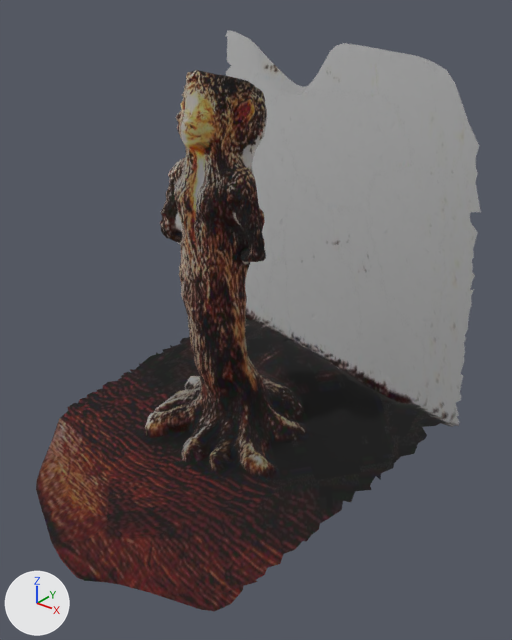
A saved change to the glTF model boomVrouw.glb.
Rendered twice from a camera (50 mm lens) standing at (21.6, -26.2, 18.5) and looking at (1.2, -0.7, 2.7). The axes (+X, +Y, +Z) are drawn at lower left. The lights are the same throughout. Where no turn or scale is listed for an object, it has been applied to the vertices. Vertices at the same position are counted once.

Names of what the first picture shows: 'boomVrouw'.
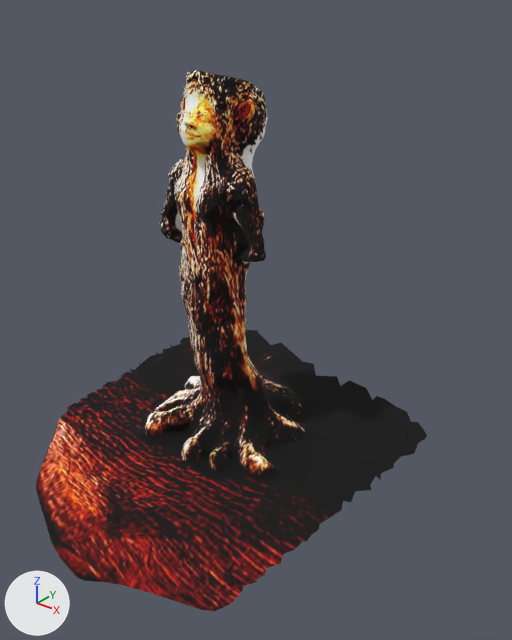
Where the change shows, as pixel boxes [x1, y1, x2, y2] in the pictures (512 x 640 px):
'boomVrouw', reshaped (12% narrower, 7% shorter)
    before: [36, 31, 481, 611]
    after: [36, 70, 427, 611]
part 1 of me_boomvrouw, deleted
    before: [226, 31, 481, 427]

What the commit changed:
Material 'material_1' (mat_material_1) is new.
Its texture is img_boomvrouw.
Its roughness is 1.0.
Material 'material_0' (mat_material_0) is new.
Its texture is img_boomvrouw.
Its roughness is 1.0.
me_boomvrouw is used by ob_boomvrouw; location (0.0, 0.0, 0.0).
me_boomvrouw had 11300 vertices, 22359 faces and spanned x -10.3..9.5, y -12.9..11.6, z -5.6..15.4.
me_boomvrouw no longer uses material mat_texture_0 (picture img_boomvrouw).
me_boomvrouw no longer uses material mat_untextured (grey #bcbcbc).
me_boomvrouw now has 7487 vertices, 14842 faces and spans x -10.2..8.9, y -12.9..9.4, z -5.6..14.7.
me_boomvrouw part 1: 3813 vertices removed from x -10.3..9.5, y 6.1..11.6, z -5.2..15.4.
me_boomvrouw now uses material mat_material_0 (picture img_boomvrouw).
me_boomvrouw now uses material mat_material_1 (picture img_boomvrouw).
